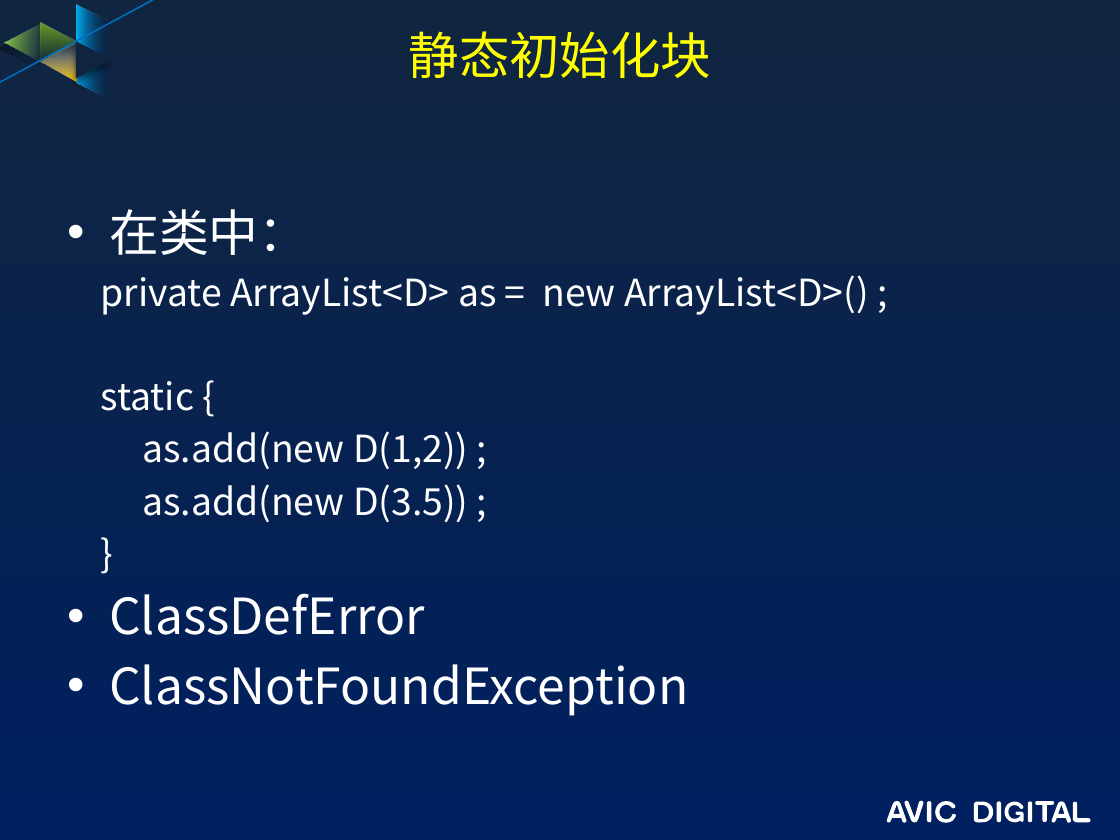
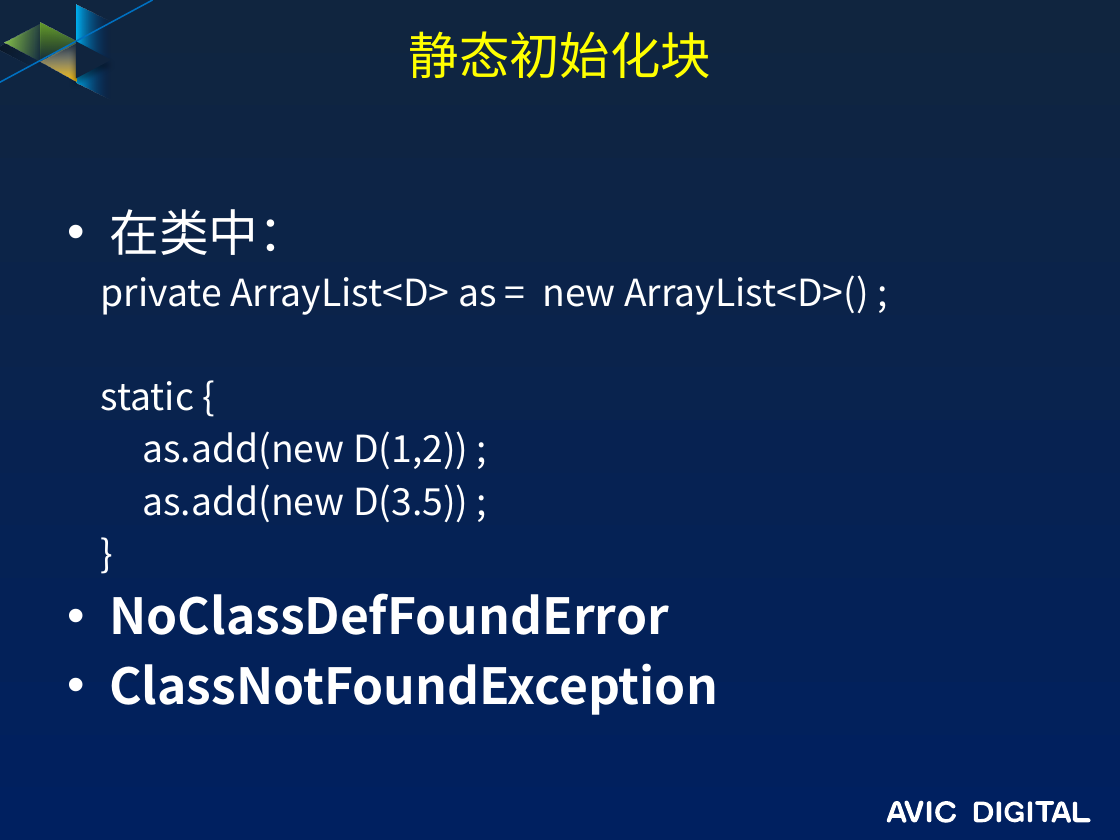
Before and after one commit to guofengzh/java-way, a slide deck: slide 15 of java/docs/03-java-接口和继承.pptx. Drawn at 1120x840 pixels with LibreOffice and Linux fonts; fonts in the diff are those of the drawing; background and template pictures are left out. Boxes give left, top, right and bottom in pixels: in the first picture for what was removed or moved away, otherwise in the second. Text is boxed around its words. In the diff, an @@ line names an element or a change of style, - is before the commit and + after.

```diff
--- a/java/docs/03-java-接口和继承.pptx
+++ b/java/docs/03-java-接口和继承.pptx
@@ text at box(109, 593, 669, 635): text changed; bold on @@
-• ClassDefError
+• NoClassDefFoundError
@@ text at box(109, 663, 718, 715): bold on in "ClassNotFoundException" @@
```
Also in this commit, not shown: 8 other files.
